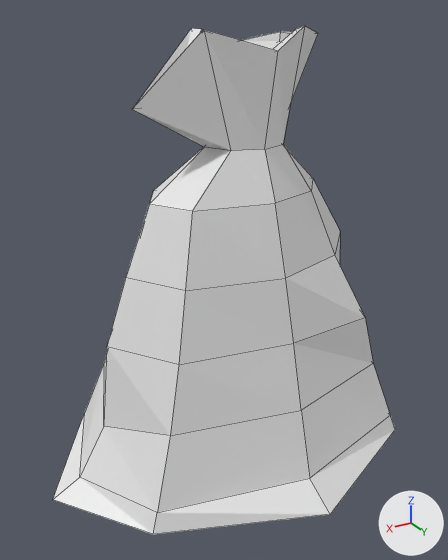
A saved change to the Blender file bolsa.blend.
Before and after are seen from a 50 mm lens placed at (1.472, 2.317, 2.097), pointed at (0.095, 0.023, 0.95). The lights are fixed; the arrows at lower right show +X, +Y and +Z. The first picture is the older version. Mesh edges are drawn as thin lines.

The first picture shows 'Bolsa'.
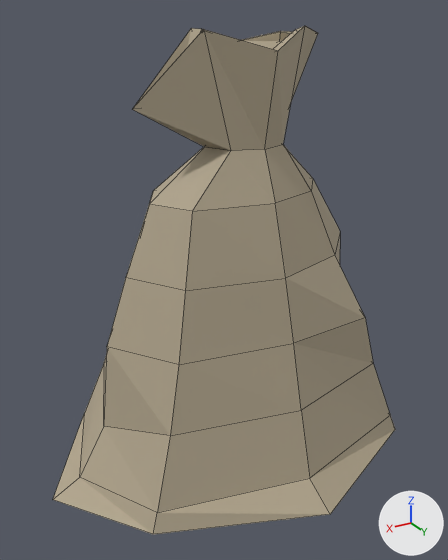
Changed parts and their boxes (x1, y1, x2, y2) in the pictures (448 x 560 px; the box of a moved part takes in the faces that stretch with it):
part 1 of me_cilindro, moved or reshaped
    both: (279, 31, 292, 41)
part 2 of me_cilindro, recoloured (white to beige)
    both: (53, 26, 395, 534)

Edits to the bpy script that builds the scene:
```text
Add mat_tela:
    mat_tela = principled_material('tela')
    mat_tela.base_color = (0.44, 0.376, 0.266)  # beige #b1a58d
    mat_tela.roughness = 0.8
Change me_cilindro:
    used by ob_bolsa; location = (0.0, 0.0, 1.044)
    remove me_cilindro.from_pydata(...)  # 90 vertices, 82 faces, 2 loose edges; spans x -0.89..1.0, y -0.74..0.75, z -1.02..1.01
    add me_cilindro.from_pydata(...)  # 89 vertices, 82 faces, 1 loose edge; spans x -0.89..1.0, y -0.74..0.75, z -1.02..1.01
    me_cilindro part 1
    2 vertices are removed from x -0.5..-0.37, y -0.12..-0.1, z 0.96..0.97
    4 faces are deleted
    2 loose edges are deleted
    1 vertex is added at (-0.37, -0.09, 0.96)
    1 loose edge is added
    4 new faces join them
    me_cilindro part 2: 78 faces spanning x -0.89..1.0, y -0.74..0.75, z -1.02..1.01 switch from no material to mat_tela (beige #b1a58d)
```
